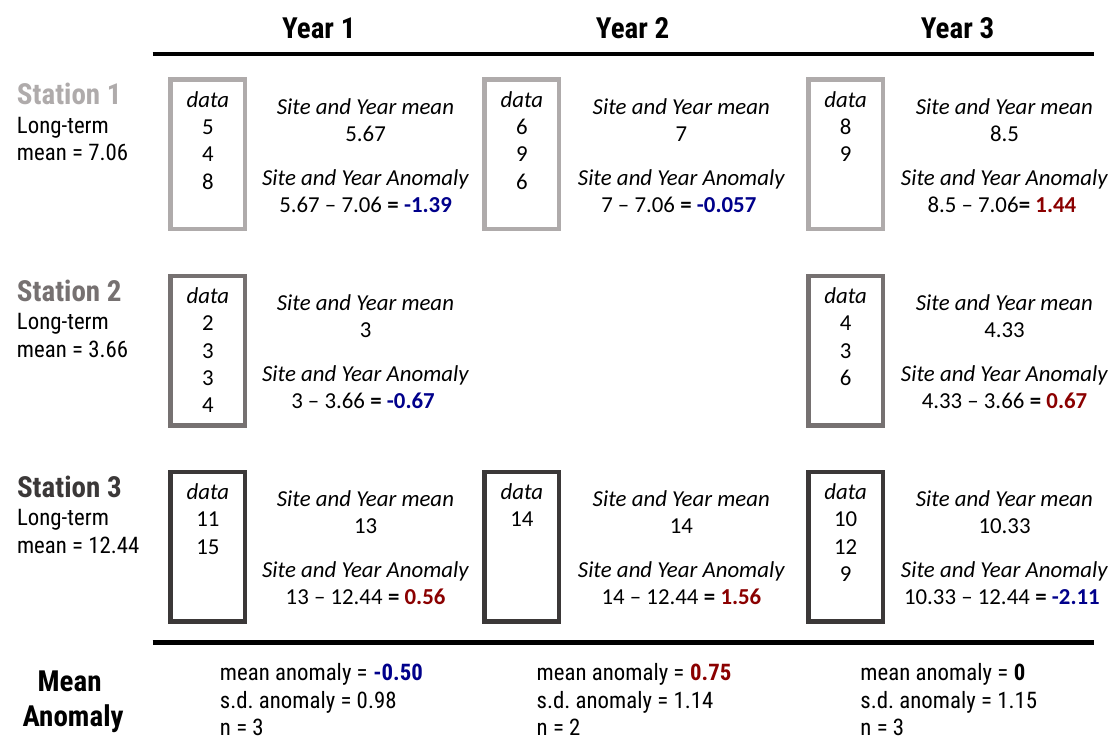
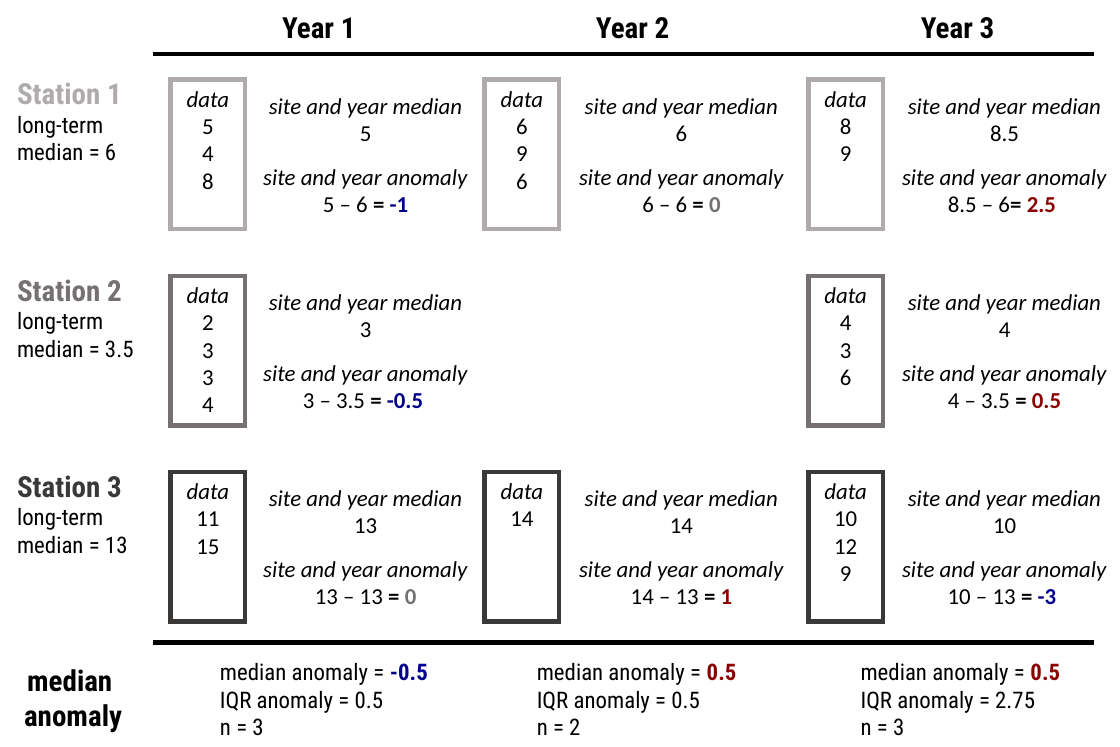
Before and after one commit to USEPA/ri_wq_trends, a slide deck: slide 1 of figures/anomaly_schematic.pptx. Drawn at 1120x747 pixels with LibreOffice and Linux fonts; fonts in the diff are those of the drawing. Boxes give left, top, right and bottom in pixels: in the first picture for what was removed or moved away, otherwise in the second. Text is boxed around its words. In the diff, an @@ line names an element or a change of style, - is before the commit and + after.

```diff
--- a/figures/anomaly_schematic.pptx
+++ b/figures/anomaly_schematic.pptx
@@ text at box(17, 116, 116, 161): text changed @@
-Long-term
-mean = 7.06
+long-term
+median = 6
@@ text at box(269, 98, 462, 141): text changed @@
-Site and Year mean
-5.67
+site and year median
+5
@@ text at box(585, 98, 777, 141): text changed @@
-Site and Year mean
-7
+site and year median
+6
@@ text at box(908, 98, 1101, 118): text changed @@
-Site and Year mean
+site and year median
@@ text at box(263, 169, 467, 212): text changed @@
-Site and Year Anomaly
-5.67 – 7.06 = -1.39
+site and year anomaly
+5 – 6 = -1
@@ text at box(579, 169, 783, 212): text changed @@
-Site and Year Anomaly
-7 – 7.06 = -0.057
+site and year anomaly
+6 – 6 = 0
@@ text at box(902, 169, 1106, 212): text changed @@
-Site and Year Anomaly
-8.5 – 7.06= 1.44
+site and year anomaly
+8.5 – 6= 2.5
@@ text at box(269, 294, 462, 314): text changed @@
-Site and Year mean
+site and year median
@@ text at box(908, 294, 1101, 337): text changed @@
-Site and Year mean
-4.33
+site and year median
+4
@@ text at box(17, 312, 134, 358): text changed @@
-Long-term
-mean = 3.66
+long-term
+median = 3.5
@@ text at box(263, 365, 467, 408): text changed @@
-Site and Year Anomaly
-3 – 3.66 = -0.67
+site and year anomaly
+3 – 3.5 = -0.5
@@ text at box(902, 365, 1106, 408): text changed @@
-Site and Year Anomaly
-4.33 – 3.66 = 0.67
+site and year anomaly
+4 – 3.5 = 0.5
@@ text at box(17, 508, 128, 554): text changed @@
-Long-term
-mean = 12.44
+long-term
+median = 13
@@ text at box(269, 490, 462, 510): text changed @@
-Site and Year mean
+site and year median
@@ text at box(585, 490, 777, 510): text changed @@
-Site and Year mean
+site and year median
@@ text at box(908, 490, 1101, 533): text changed @@
-Site and Year mean
-10.33
+site and year median
+10
@@ text at box(263, 561, 467, 604): text changed @@
-Site and Year Anomaly
-13 – 12.44 = 0.56
+site and year anomaly
+13 – 13 = 0
@@ text at box(579, 561, 783, 604): text changed @@
-Site and Year Anomaly
-14 – 12.44 = 1.56
+site and year anomaly
+14 – 13 = 1
@@ text at box(902, 561, 1106, 604): text changed @@
-Site and Year Anomaly
-10.33 – 12.44 = -2.11
+site and year anomaly
+10 – 13 = -3
@@ text at box(24, 669, 122, 733): text changed @@
-Mean
-Anomaly
+median
+anomaly
@@ text at box(220, 663, 428, 713): text changed @@
-mean anomaly = -0.50
-s.d. anomaly = 0.98
+median anomaly = -0.5
+IQR anomaly = 0.5
@@ text at box(537, 663, 737, 713): text changed @@
-mean anomaly = 0.75
-s.d. anomaly = 1.14
+median anomaly = 0.5
+IQR anomaly = 0.5
@@ text at box(861, 663, 1060, 713): text changed @@
-mean anomaly = 0
-s.d. anomaly = 1.15
+median anomaly = 0.5
+IQR anomaly = 2.75
```
Also in this commit, not shown: 58 other files.
